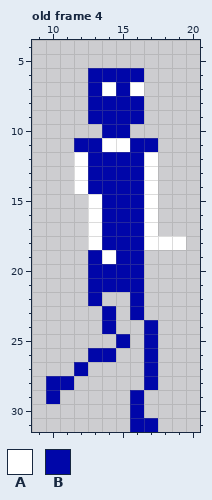
Pixel-art file -- Assets/Visuals/Humanoid/Player/Player_Walk_Anim_Blue.aseprite. That is the earlier state.
32x32 pixels, 11 frames. Shown: old frame 4: x 9..20, y 4..31. The commit also changed other frames, which this record leaves out.
Palette (. is transparent): A #ffffff  B #0006a9
Pixels before, old frame 4, first column x 10:
 6 ...BBBB...
 7 ...BABA...
 8 ...BBBB...
 9 ...BBBB...
10 ....BB....
11 ..BBAABB..
12 ..ABBBBA..
13 ..ABBBBA..
14 ..ABBBBA..
15 ...ABBBA..
16 ...ABBBA..
17 ...ABBBA..
18 ...ABBBAAA
19 ...BABB...
20 ...BBBB...
21 ...BBBB...
22 ...B..B...
23 ....B.B...
24 ....B..B..
25 .....B.B..
26 ...BB..B..
27 ..B....B..
28 BB.....B..
29 B.....B...
30 ......B...
31 ......BB..
New version:
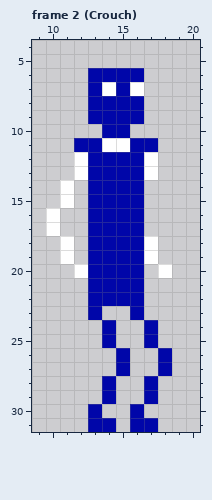
A new or re-ordered frame is compared with the old frame closest to it.
Difference:
frames 11 -> 16
Changed rows in their new state; - is an unchanged pixel.
Frame 2 (Crouch) is new; against old frame 4:
first column x 10:
14 -A.----.--
15 -A-B---.--
16 A--B---.--
17 A--B---.--
18 -A-B----..
19 -A--B--A--
20 --A-----A-
22 ----BB----
23 ---B.-----
25 ----B.----
26 ---..B-.B-
27 --.--B-.B-
28 ..--B-----
29 .---B-.B--
30 ---B------
31 ---BB-----
Pixel boxes of the changes (left, top, right, bottom) in both pictures:
changed: (46, 180, 186, 432)
